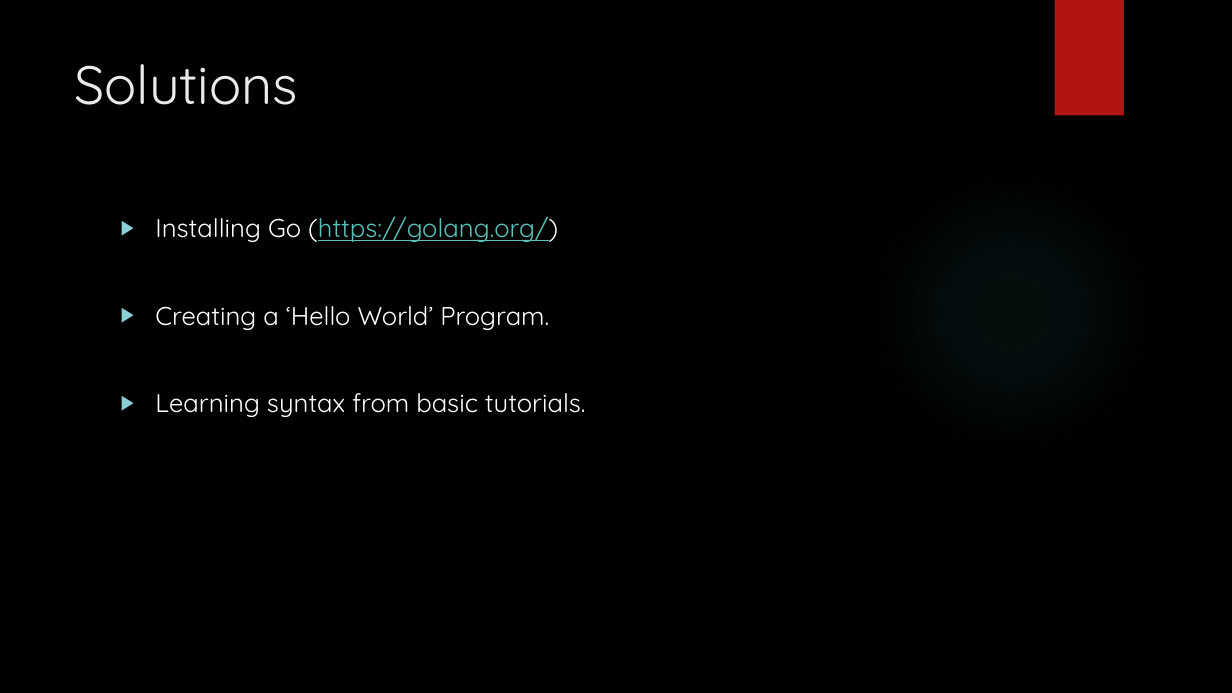
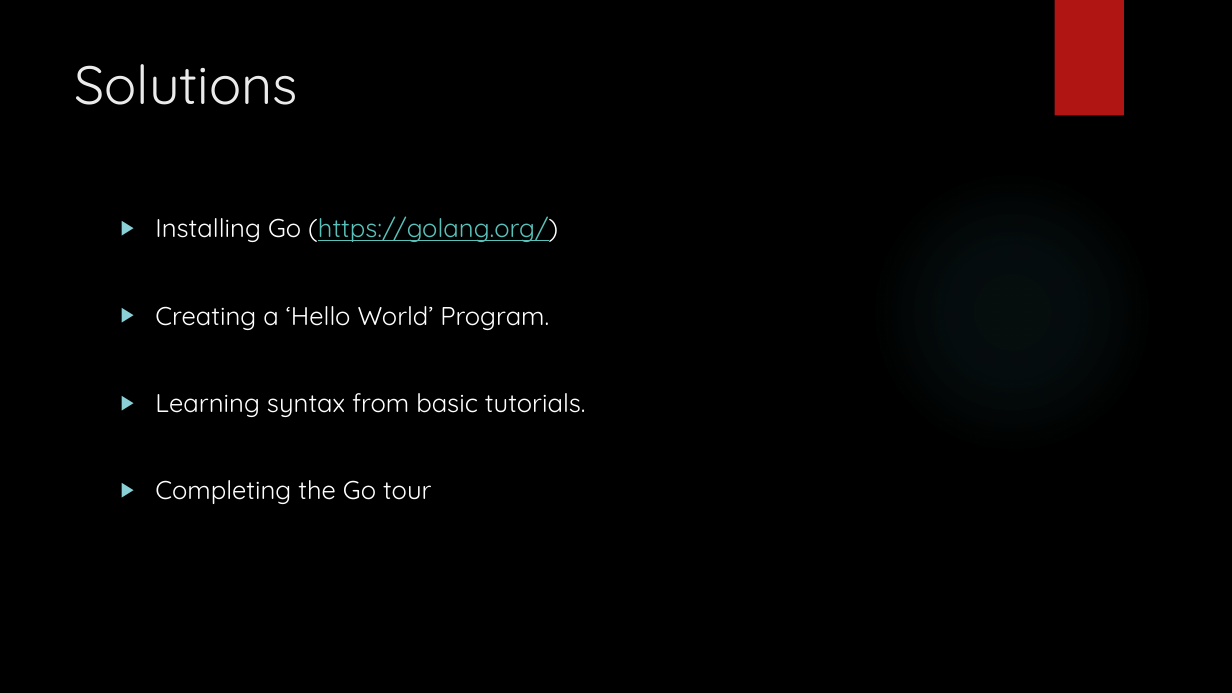
Before and after one commit to jaminologist/GopherLife, a slide deck: slide 7 of GopherLife.pptx. Drawn at 1232x693 pixels with LibreOffice and Linux fonts; fonts in the diff are those of the drawing; background and template pictures are left out. Boxes give left, top, right and bottom in pixels: in the first picture for what was removed or moved away, otherwise in the second. Text is boxed around its words. In the diff, an @@ line names an element or a change of style, - is before the commit and + after.

```diff
--- a/GopherLife.pptx
+++ b/GopherLife.pptx
@@ text at bbox=[155, 480, 431, 504]: paragraph added @@
+▶ Completing the Go tour
```
Also in this commit, not shown: 3 other slides changed, 8 slides added.
